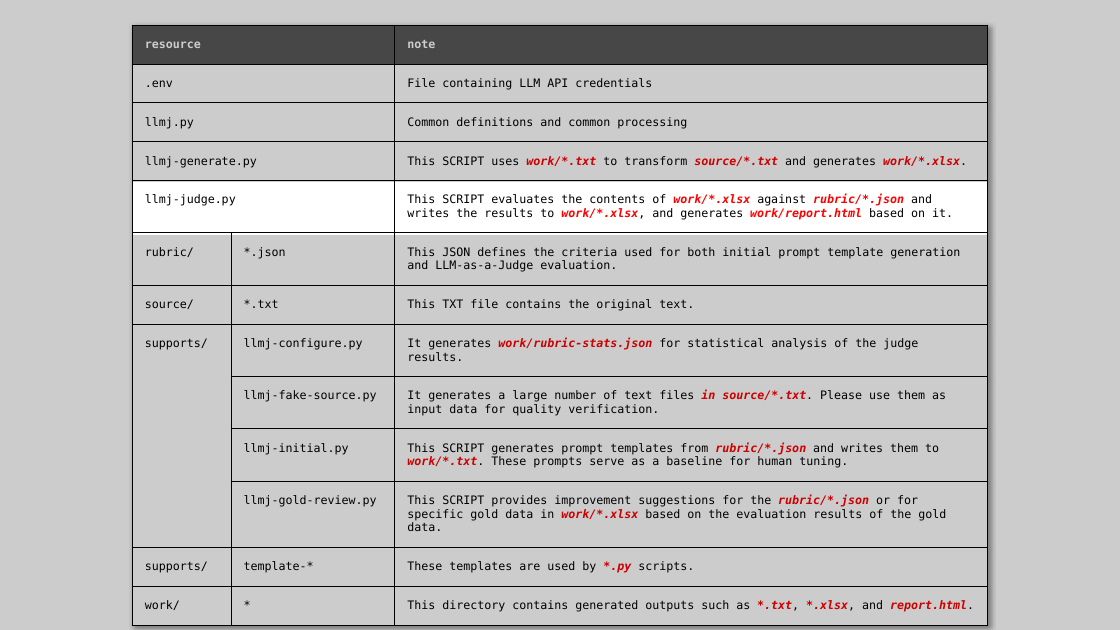
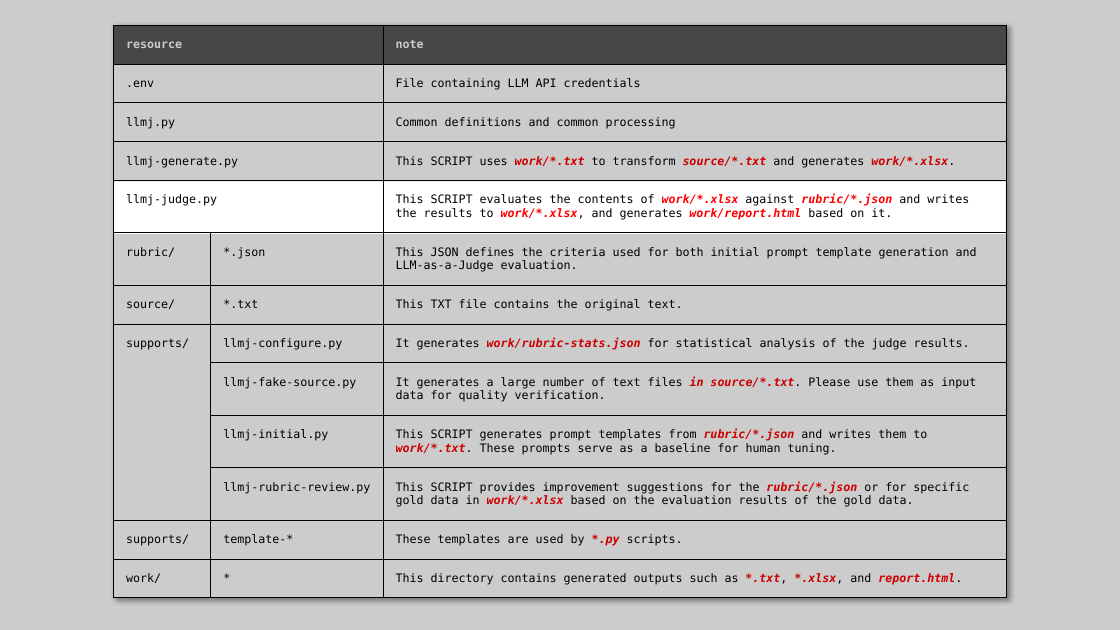
Before and after one commit to nakayama-kazuki/202x, a slide deck: slide 17 of tools/llm-as-a-judge/readme.pptx. Drawn at 1120x630 pixels with LibreOffice and Linux fonts; fonts in the diff are those of the drawing. Boxes give left, top, right and bottom in pixels: in the first picture for what was removed or moved away, otherwise in the second. Text is boxed around its words. In the diff, an @@ line names an element or a change of style, - is before the commit and + after.

```diff
--- a/tools/llm-as-a-judge/readme.pptx
+++ b/tools/llm-as-a-judge/readme.pptx
@@ freeform shape at (0, 0, 1120, 630): outline redrawn @@
@@ table at (113, 25, 1007, 605) @@
-row 11, column 2: llmj-gold-review.py
+row 11, column 2: llmj-rubric-review.py
@@ table: place and size @@
-table at (132, 25, 988, 616)
+table at (113, 25, 1007, 605)
```
Also in this commit, not shown: 5 other slides changed, 1 slide added, 1 slide removed, 6 other files.
